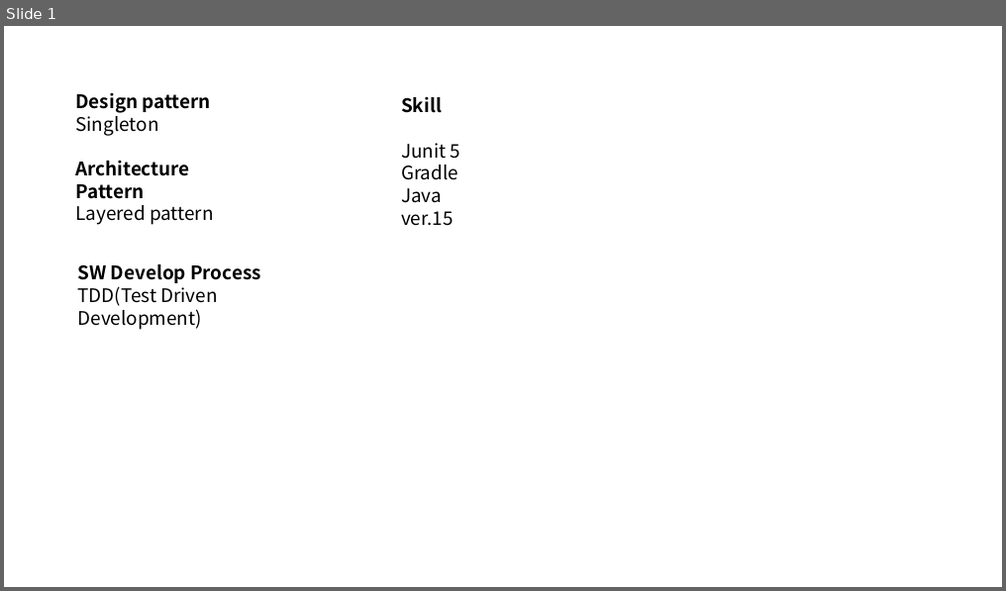
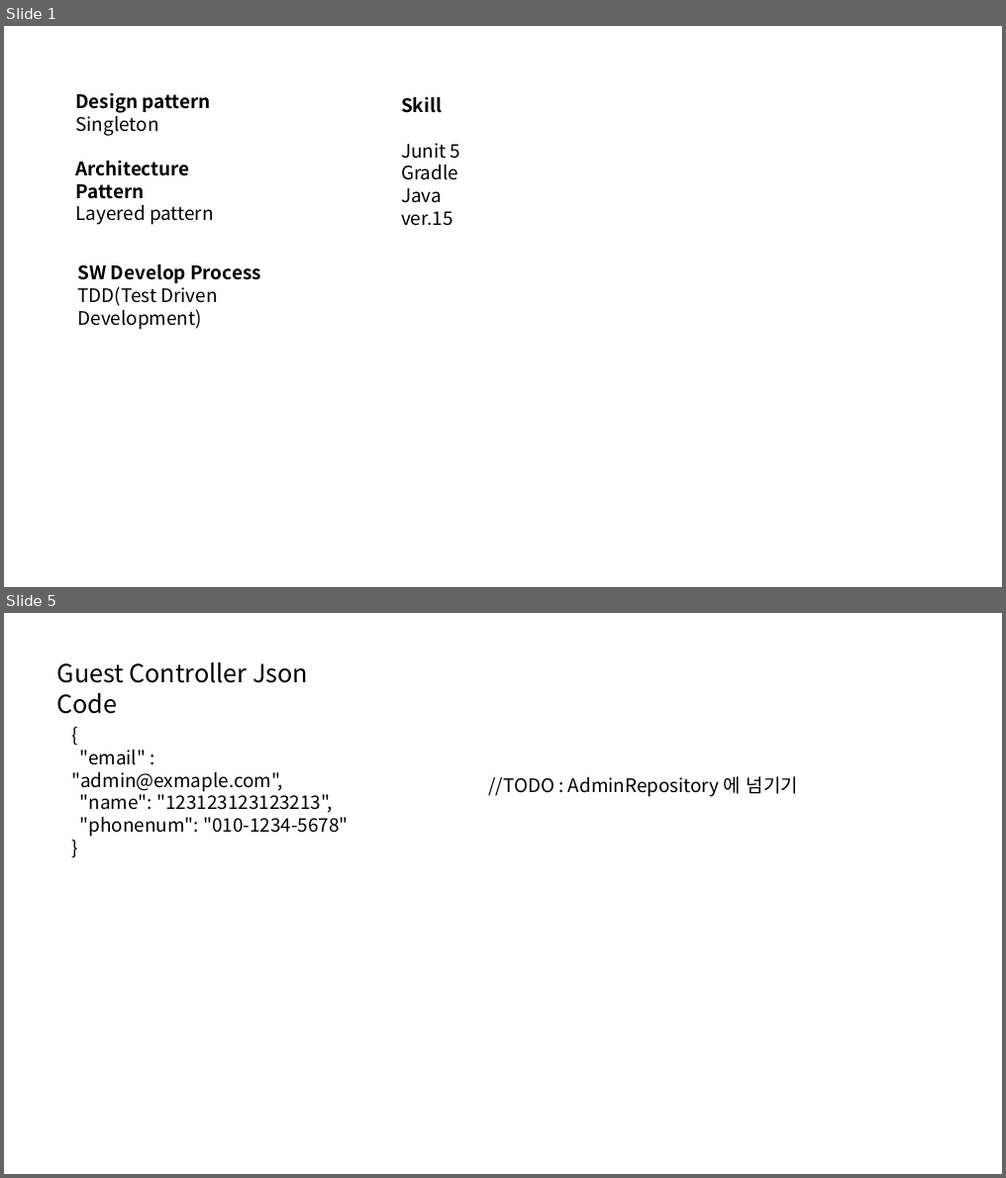
Before and after one commit to KIM-JS-95/Hotel-Service-with-Web-Socket, a slide deck: admin.pptx. Shown one above the other, each under a label of ours: slide 1 before the commit, slides 1 and 5 after it; the slides between them are not shown. The pictures are 1006x591 and 1006x1178 pixels, drawn with LibreOffice and Linux fonts; fonts in the diff are those of the drawing. Boxes give left, top, right and bottom in pixels: in the first picture for what was removed or moved away, otherwise in the second. Text is boxed around its words. In the diff, an @@ line names an element or a change of style, - is before the commit and + after.

Commit message:
/TODO: Construct Guest part to canceling

```diff
--- a/admin.pptx
+++ b/admin.pptx
@@ slide 5 added at [4,613,1002,1174], background #FFFFFF @@
@@ text added at [57,663,308,714], 24 pt, text #000000 @@
+Guest Controller Json Code
@@ text added at [71,750,348,837], 18 pt, text #000000 @@
+{
+"email" : "admin@exmaple.com",
+"name": "123123123123213",
+"phonenum": "010-1234-5678"
+}
@@ text added at [488,776,798,797], 18 pt, text #000000 @@
+//TODO : AdminRepository 에 넘기기
```
Also in this commit, not shown: 1 slide changed, 2 other slides added, 1 slide removed, 34 other files.
